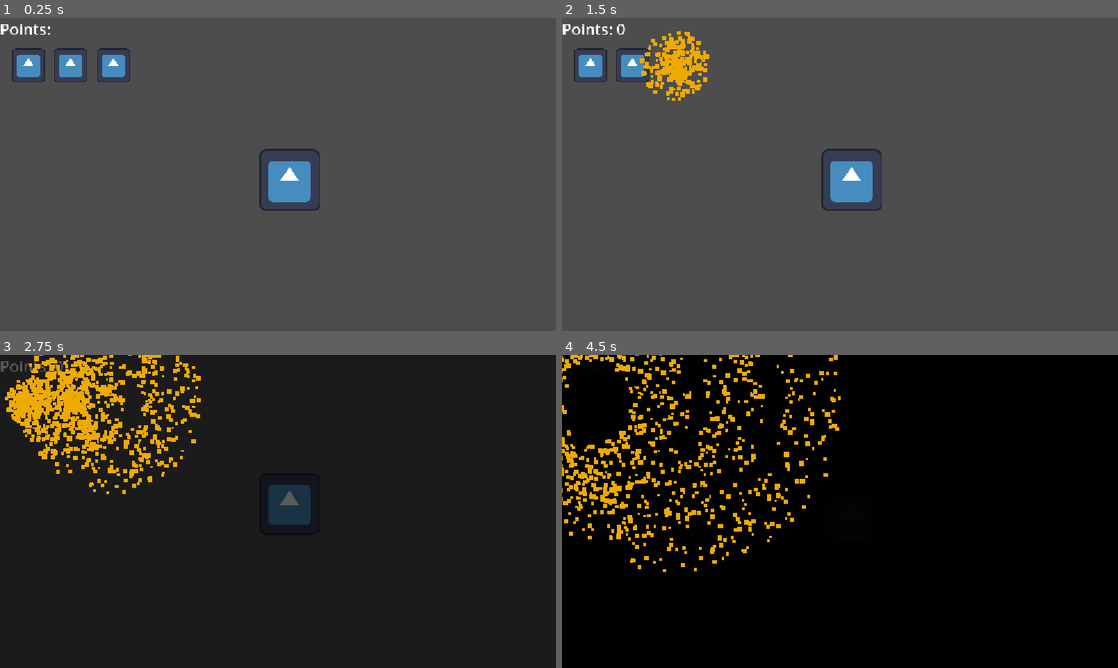
Above: before the commit, frames 1-4 (two rows, left to right).
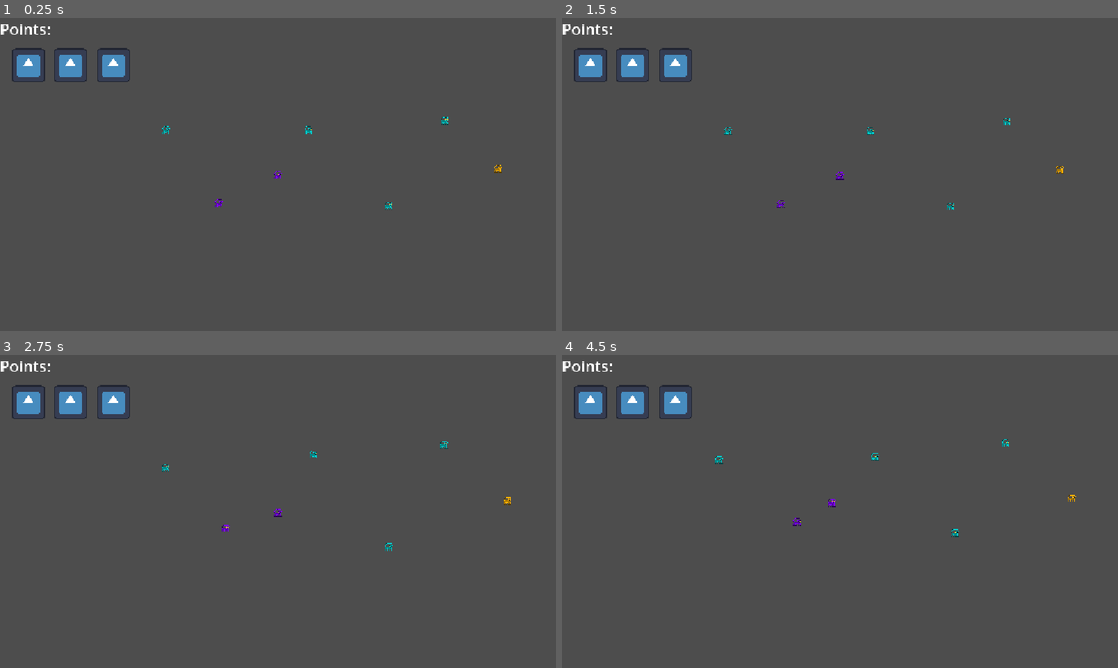
Above: after the commit, the same moments.

Repository: GarterSnake502/InnocentLemurs
Game: Godot game, scene res://Scenes/Factory.tscn
Same seed, same stepped clock (60 frames per second), same inputs: the game is played once before the commit and once after it. The project has no main scene, so this scene is started directly. The engine's default icon, where the game draws it, is replaced by a stand-in: a white triangle on a blue panel in a dark square.
Inputs (mouse positions are in pixels of both pictures, inside the frame that each line leads up to):
- Up to frame 1 (0.25 s): no input
- Up to frame 2 (1.5 s): move the mouse to (962, 158) at 0.52 s; click (962, 158) at 0.67 s; move the mouse to (728, 190) at 1.27 s; click (728, 190) at 1.42 s
- Up to frame 3 (2.75 s): move the mouse to (333, 442) at 2.02 s; click (333, 442) at 2.17 s
- Up to frame 4 (4.5 s): move the mouse to (812, 574) at 2.77 s; click (812, 574) at 2.92 s; move the mouse to (1006, 558) at 3.52 s; click (1006, 558) at 3.67 s; move the mouse to (673, 464) at 4.27 s; click (673, 464) at 4.42 s

The runs differ from the first frame. In frame 1, 1.3% of the frame differs, in the area x 29-91%, y 31-62%; in frame 2, 2.6%; in frame 3, 100%; in frame 4, 100%, in the area x 0-100%, y 0-100%.

Commit message:
Enclosure works with lemur

Diff:
--- a/Scenes/Factory.tscn
+++ b/Scenes/Factory.tscn
@@ -2,9 +2,10 @@
 
 [ext_resource type="Script" uid="uid://d0ljnvcc4o802" path="res://Scripts/factory.gd" id="1_xfy5e"]
 [ext_resource type="Texture2D" uid="uid://wskuw3dnwc8m" path="res://icon.svg" id="2_ix8fr"]
-[ext_resource type="AudioStream" uid="uid://bh5np5xqhbjmg" path="res://Assets/explosion.wav" id="3_j7huh"]
-[ext_resource type="AudioStream" uid="uid://c1oim11q1v3sr" path="res://Assets/gameover.wav" id="4_wu7b3"]
-[ext_resource type="AudioStream" uid="uid://bupu8e28wlhmk" path="res://Assets/insect_factory.wav" id="5_a5v3u"]
+[ext_resource type="AudioStream" uid="uid://bqivbuqb6a7hd" path="res://Assets/explosion.wav" id="3_j7huh"]
+[ext_resource type="AudioStream" uid="uid://b8w4lp080ailk" path="res://Assets/gameover.wav" id="4_wu7b3"]
+[ext_resource type="AudioStream" uid="uid://c77f1ahnaual3" path="res://Assets/insect_factory.wav" id="5_a5v3u"]
+[ext_resource type="PackedScene" uid="uid://bqne50sdca4xb" path="res://Scenes/Lemur.tscn" id="6_lr74p"]
 
 [sub_resource type="Animation" id="Animation_wu7b3"]
 length = 0.001
@@ -134,9 +135,25 @@
 
 [node name="Camera2D" type="Camera2D" parent="." unique_id=964476370]
 
-[node name="Icon" type="Sprite2D" parent="." unique_id=835746108]
-position = Vector2(24, 12)
-texture = ExtResource("2_ix8fr")
-
 [node name="anim" type="AnimationPlayer" parent="." unique_id=1933290887]
 libraries/ = SubResource("AnimationLibrary_wu7b3")
+
+[node name="Lemur" parent="." unique_id=361857280 instance=ExtResource("6_lr74p")]
+
+[node name="Lemur2" parent="." unique_id=942716802 instance=ExtResource("6_lr74p")]
+position = Vector2(-232, -93)
+
+[node name="Lemur3" parent="." unique_id=1306031625 instance=ExtResource("6_lr74p")]
+position = Vector2(63, -93)
+
+[node name="Lemur4" parent="." unique_id=168931132 instance=ExtResource("6_lr74p")]
+position = Vector2(-122, 58)
+
+[node name="Lemur5" parent="." unique_id=2011549364 instance=ExtResource("6_lr74p")]
+position = Vector2(229, 63)
+
+[node name="Lemur6" parent="." unique_id=519510744 instance=ExtResource("6_lr74p")]
+position = Vector2(456, -13)
+
+[node name="Lemur7" parent="." unique_id=176859148 instance=ExtResource("6_lr74p")]
+position = Vector2(345, -113)
--- a/Scenes/Lemur.tscn
+++ b/Scenes/Lemur.tscn
@@ -68,7 +68,7 @@
 &"idle": SubResource("Animation_alvc0")
 }
 
-[node name="Lemur" type="CharacterBody2D" unique_id=361857280]
+[node name="Lemur" type="CharacterBody2D" unique_id=361857280 groups=["lemurs"]]
 script = ExtResource("1_g0r4j")
 
 [node name="Jump Timer" type="Timer" parent="." unique_id=656368909]
--- a/Scripts/factory.gd
+++ b/Scripts/factory.gd
@@ -79,9 +79,10 @@
 	for lemur in get_tree().get_nodes_in_group("lemurs"):
 		if Geometry2D.is_point_in_polygon(enclosureLine.to_local(lemur.global_position), poly):
 			enclosedLemurs.append(lemur)
+	print(enclosedLemurs)
 	var enclosedAmount = len(enclosedLemurs)
 	var enclosedColor = Color(0,0,0)
-	var diverse = true
+	var diverse = false
 	for body in enclosedLemurs:
 		if enclosedColor == Color(0,0,0):
 			enclosedColor = body.color
--- a/Scripts/lemur.gd
+++ b/Scripts/lemur.gd
@@ -14,7 +14,7 @@
 func _ready():
 	$"Jump Timer".wait_time = randf_range(1, 3)
 	$"Jump Timer".start()
-	color = COLORS[randi_range(0, 4)]
+	color = COLORS[randi_range(0, 3)]
 	$Lemur.self_modulate = color
 
 func _physics_process(delta: float) -> void:
